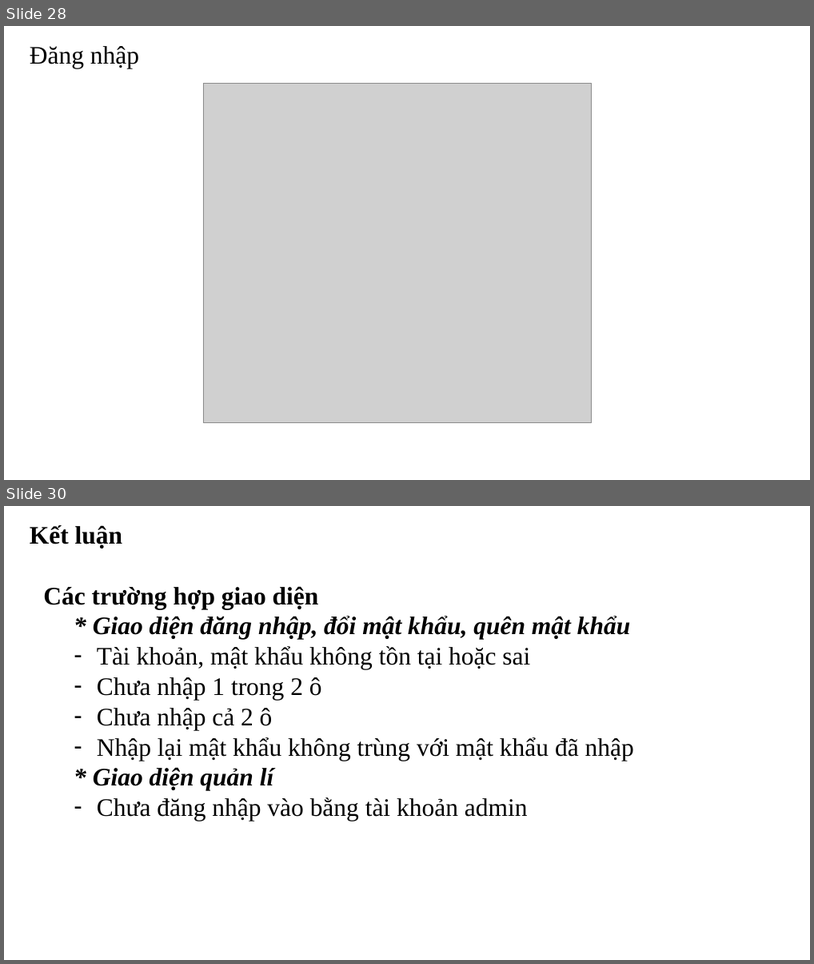
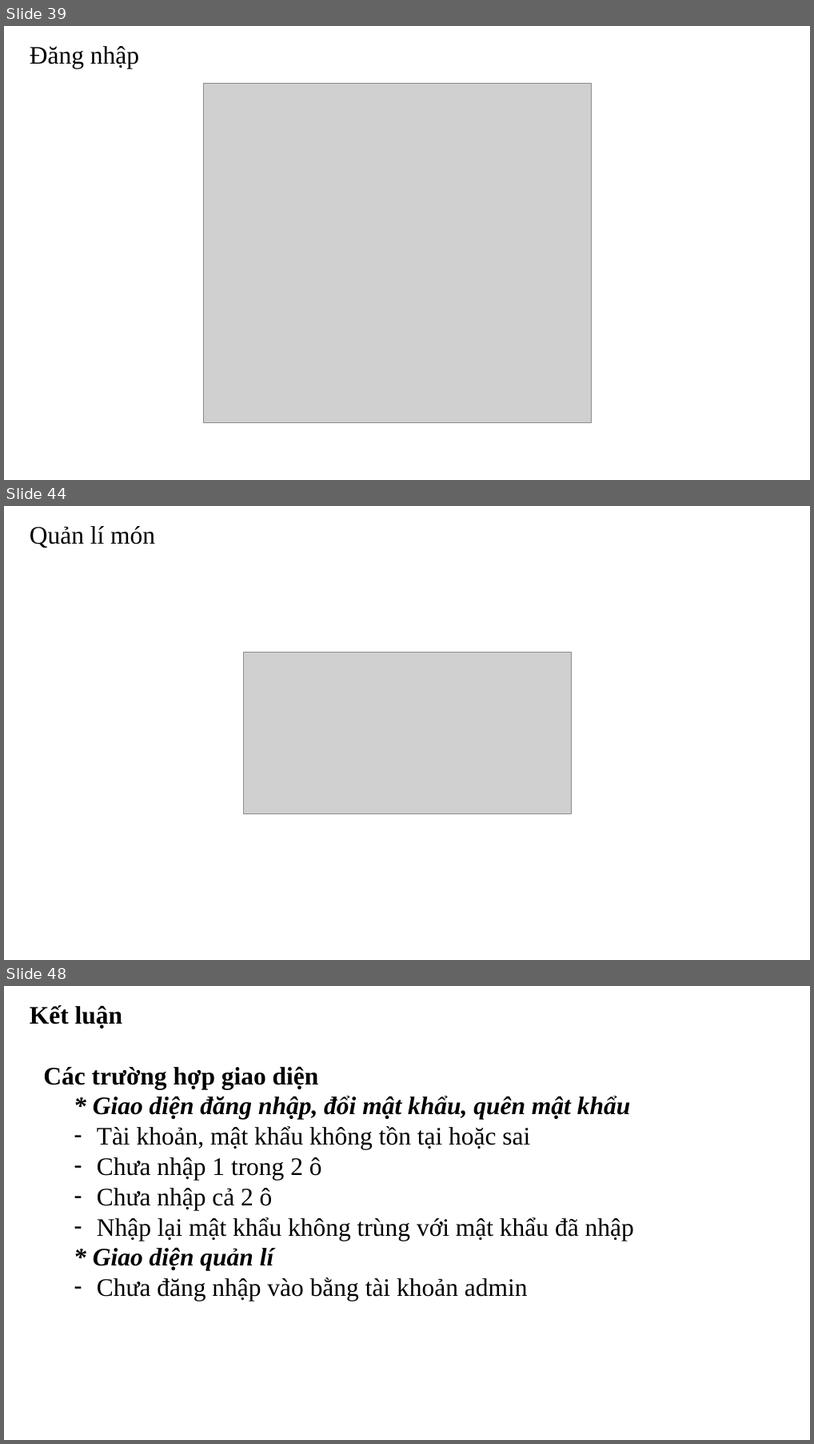
Before and after one commit to aokidai/androidcuoiki, a slide deck: bcck.pptx. Shown one above the other, each under a label of ours: slides 28 and 30 before the commit, slides 39, 44 and 48 after it; the slides between them are not shown. The pictures are 814x964 and 814x1444 pixels, drawn with LibreOffice and Linux fonts; fonts in the diff are those of the drawing; grey boxes stand for pictures. Boxes give left, top, right and bottom in pixels: in the first picture for what was removed or moved away, otherwise in the second. Text is boxed around its words. In the diff, an @@ line names an element or a change of style, - is before the commit and + after.

```diff
--- a/bcck.pptx
+++ b/bcck.pptx
@@ slide 44 added at [4,506,810,960], background #FFFFFF @@
@@ text added at [30,526,155,548], 30 pt, text #000000 @@
+Quản lí món
@@ picture added at [243,652,571,814] @@
@@ what was slide 28 is now slide 39 @@
@@ what was slide 30 is now slide 48 @@
```
Also in this commit, not shown: 1 slide changed, 18 other slides added, 1 slide removed, 16 other files.
